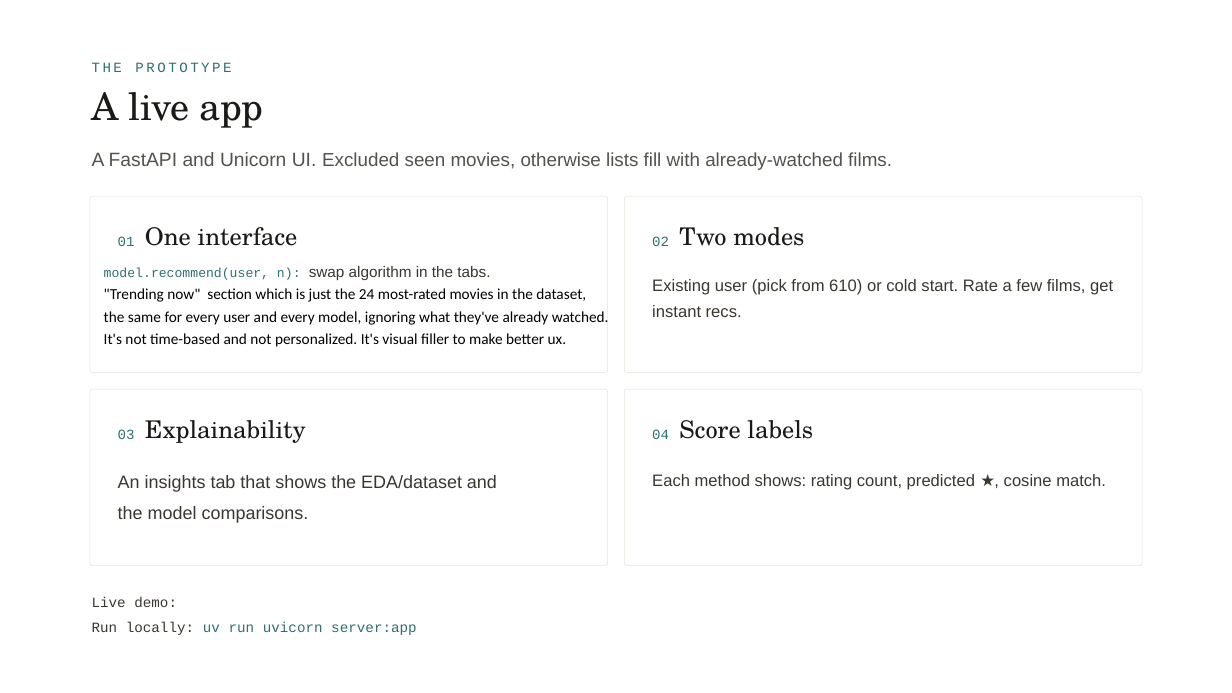
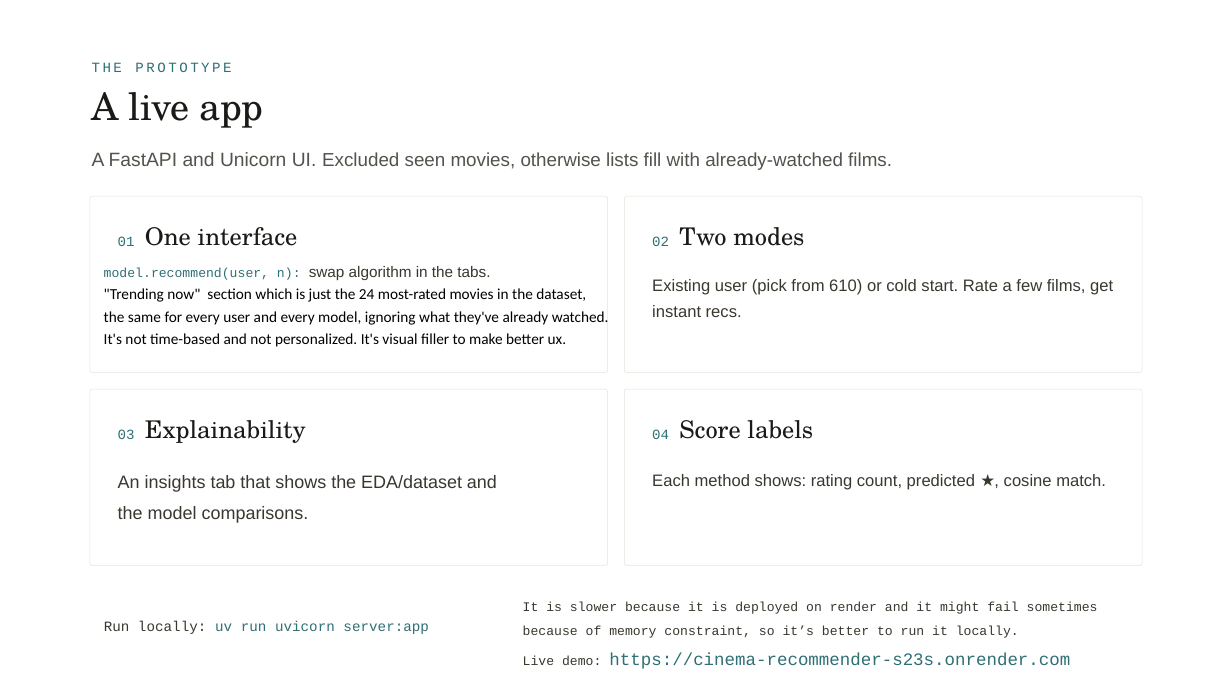
Before and after one commit to Gyiben/RecSys-Movies, a slide deck: slide 19 of slide deck RecSys.pptx. Drawn at 1232x693 pixels with LibreOffice and Linux fonts; fonts in the diff are those of the drawing. Boxes give left, top, right and bottom in pixels: in the first picture for what was removed or moved away, otherwise in the second. Text is boxed around its words. In the diff, an @@ line names an element or a change of style, - is before the commit and + after.

Commit message:
Serve precomputed recs from JSON to slash runtime memory
Existing-user recommendations are now precomputed offline (precompute.py ->
precomputed_recs.json, committed) and served by lookup, so the server never
fits the heavy CF/SVD models at runtime. Cold start runs live but only ever
uses the lightweight content-based model.

- server.py: read PRECOMP json for existing users; lazy single content model
  for cold start; enrich from a movieId->title/genres lookup
- recommenders.py: explain() accepts user_ratings (cold-start why)
- index.html: cold start locks the model to Content-based
Peak RSS: ~610MB -> ~247MB (measured, all methods + cold start).

```diff
--- a/slide deck RecSys.pptx
+++ b/slide deck RecSys.pptx
@@ text "Run locally: uv run uvicorn ...": place and size @@
-text "Run locally: uv run uvicorn ..." at <box>92,621,417,635</box>
+text "Run locally: uv run uvicorn ..." at <box>104,621,429,634</box>
@@ text at <box>523,602,1098,669</box>: text changed; size 16.6 to 15.3 pt @@
-Live demo:
+It is slower because it is deployed on render and it might fail sometimes because of memory constraint, so it’s better to run it locally.
+Live demo: https://cinema-recommender-s23s.onrender.com
```
Also in this commit, not shown: 7 other files.
